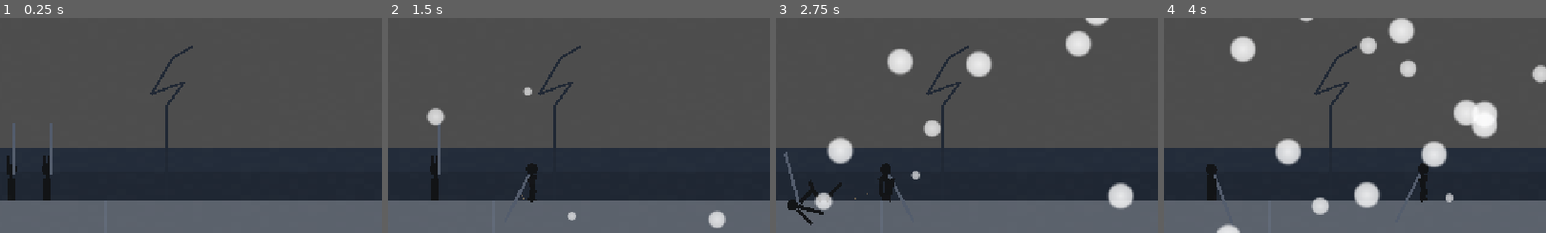
Above: before the commit, frames 1-4 (left to right).
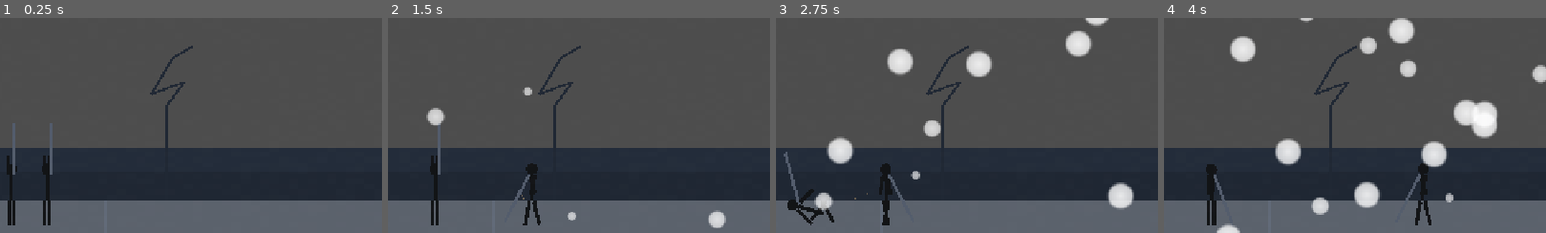
Above: after the commit, the same moments.

Repository: devvi/agent-game-test
Game: Godot game, scene res://scenes/Main.tscn
Same seed, same stepped clock (60 frames per second), same inputs: the game is played once before the commit and once after it.
Inputs:
- Up to frame 1 (0.25 s): no input
- Up to frame 2 (1.5 s): tap Enter at 0.5 s; hold D (game_move_right) 0.53-1.28 s; hold Shift (game_dash) 0.53-1.28 s; tap Space (game_jump) at 0.77 s; hold A (game_move_left) from 1.28 s (still down); tap L (game_guard) at 1.35 s
- Up to frame 3 (2.75 s): tap Space (game_jump) at 1.52 s; release A (game_move_left) at 2.03 s; hold D (game_move_right) from 2.03 s (still down); tap K (game_heavy_attack) at 2.1 s
- Up to frame 4 (4 s): tap E (game_interact) at 2.85 s; tap Space (game_jump) at 3.02, 3.77 s; release D (game_move_right) at 3.53 s; hold A (game_move_left) from 3.53 s (still down); tap J (game_light_attack) at 3.6 s
The pictures show only the part of the screen within x 5-55%, y 35-85%; the shares and areas given below are measured in that part.

The runs differ from the first frame. In frame 1, 0.6% of the frame differs, in the area x 2-14%, y 74-97%; in frame 2, 0.5%; in frame 3, 0.6%; in frame 4, 0.6%.

Commit message:
fix(704): 腿 Line2D 方向修正 (-Y → +Y) — 腿从髋自然下垂不再重叠躯干

Diff:
--- a/shandong-wolf/gdscripts/stick_figure.gd
+++ b/shandong-wolf/gdscripts/stick_figure.gd
@@ -109,6 +109,7 @@
 
 	var leg_l: Node2D = _make_limb("LegLPivot", body_leg_upper_length, body_limb_width, C.BODY_COLOR)
 	leg_l.position = Vector2(-4, 0)
+	_reverse_limb(leg_l)
 	leg_l.add_child(_make_knee_pivot("LegKPivot", body_leg_lower_length))
 	add_child(leg_l)
 	_pivots["leg_l"] = leg_l
@@ -116,6 +117,7 @@
 
 	var leg_r: Node2D = _make_limb("LegRPivot", body_leg_upper_length, body_limb_width, C.BODY_COLOR)
 	leg_r.position = Vector2(4, 0)
+	_reverse_limb(leg_r)
 	leg_r.add_child(_make_knee_pivot("LegKPivot", body_leg_lower_length))
 	add_child(leg_r)
 	_pivots["leg_r"] = leg_r
@@ -140,11 +142,26 @@
 
 
 func _make_knee_pivot(pivot_name: String, shin_length: float) -> Node2D:
-	## 膝 pivot（#683 §2.2）: 挂于髋 pivot 下 @ (0,-body_leg_upper_length)，
-	## 内含小腿 Line2D（自膝点向 -Y 延伸 shin_length）
+	## 膝 pivot（#683 §2.2，#704 反向）: 挂于髋 pivot 下 @ (0,+body_leg_upper_length)，
+	## 内含小腿 Line2D（自膝点向 +Y 延伸 shin_length）
 	var knee: Node2D = _make_limb(pivot_name, shin_length, body_limb_width, C.BODY_COLOR)
-	knee.position = Vector2(0, -body_leg_upper_length)
+	knee.position = Vector2(0, body_leg_upper_length)
+	_reverse_limb(knee)
 	return knee
+
+
+func _reverse_limb(pivot: Node2D) -> void:
+	## #704 专用: 取 pivot 首个子 Line2D，将 points[1] 自 -Y 反向为 +Y（方向翻转，长度不变）。
+	## 非 Line2D 首子或 points.size() < 2 时 no-op。
+	var child: Node = pivot.get_child(0) if pivot.get_child_count() > 0 else null
+	if child == null or not child is Line2D:
+		return
+	var line: Line2D = child as Line2D
+	var points: PackedVector2Array = line.points
+	if points.size() < 2:
+		return
+	points[1] = Vector2(0, points[1].length())
+	line.points = points
 
 
 func _make_head() -> Polygon2D:
--- a/shandong-wolf/gdscripts/stick_figure_controller.gd
+++ b/shandong-wolf/gdscripts/stick_figure_controller.gd
@@ -240,8 +240,8 @@
 
 
 # ── clip 摆姿规格（# DRAFT 候补摆姿，用户裁决；帧数全部来自 FRAME_ANIM_* 常量）──
-## 摆姿约定: 角色面向 +X；rotation 正值 = 逆时针；肢体 Line2D 自 pivot 向 -Y 延伸
-##   （arms/sword rotation≈180° 即自然下垂；legs rotation=0 即直立）
+## 摆姿约定: 角色面向 +X；rotation 正值 = 逆时针；肢体 Line2D 自 pivot 向 ±Y 延伸
+##   （躯干/颈/臂/刀 -Y：arms/sword rotation≈180° 即自然下垂；腿/膝 +Y：legs rotation=0 即自然下垂）
 
 func _build_idle_spec() -> Dictionary:
 	## 呼吸待机（R1 动作型）: 首/尾帧 = REST_POSE，中间微摆；9 关节 rotation track 全含
--- a/shandong-wolf/tests/test_stick_figure_animation.gd
+++ b/shandong-wolf/tests/test_stick_figure_animation.gd
@@ -67,6 +67,7 @@
 	_test_e3_draft_markers()
 	_test_f1_pivot_tree()
 	_test_f2_geometry_params()
+	_test_d1_leg_direction()
 	_test_f3_silhouette_colors()
 	_test_g1_same_state_reentry()
 	_test_h1_unknown_state_fallback()
@@ -492,6 +493,43 @@
 		_assert(false, "%s: pivot missing" % tag)
 
 
+# ── Scenario D (#704): 腿方向几何（AC1 回归）──
+
+func _test_d1_leg_direction() -> void:
+	## D1 (#704): 腿方向 —— 大腿/小腿 Line2D 自 pivot 向 +Y（向下）延伸，膝 pivot 在腿中部 +Y 侧。
+	## 修复前: 腿自髋向 -Y（向上）延伸与躯干重叠（#704）；修复后: 反向为 +Y。
+	## 契约: DESIGN #704 §8 Scenario D / T7 —— get_pivot("leg_l"/"leg_r") 首子 Line2D points[1].y > 0；
+	##       get_pivot("leg_k_l"/"leg_k_r").position.y > 0 且其首子 Line2D points[1].y > 0
+	var controller: Node = _make_controller()
+	if controller == null:
+		return
+	var figure: Node = controller.get_node_or_null("StickFigure")
+	_assert(figure != null, "D1: StickFigure child exists")
+	if figure != null:
+		var thigh_tags: Array = ["leg_l", "leg_r"]
+		for part in thigh_tags:
+			var pivot: Node = figure.get_pivot(part)
+			_assert(pivot != null, "D1: get_pivot('%s') returns node" % part)
+			if pivot != null:
+				var line: Node = _first_child(pivot)
+				_assert(line is Line2D, "D1: '%s' thigh child is Line2D" % part)
+				if line is Line2D:
+					var line2d: Line2D = line
+					_assert(line2d.points[1].y > 0.0, "D1: %s thigh points[1].y > 0 (got %s)" % [part, str(line2d.points[1].y)])
+		var knee_tags: Array = ["leg_k_l", "leg_k_r"]
+		for part in knee_tags:
+			var pivot: Node = figure.get_pivot(part)
+			_assert(pivot != null, "D1: get_pivot('%s') returns node" % part)
+			if pivot != null:
+				_assert(pivot.position.y > 0.0, "D1: %s knee pivot position.y > 0 (got %s)" % [part, str(pivot.position.y)])
+				var line: Node = _first_child(pivot)
+				_assert(line is Line2D, "D1: '%s' shin child is Line2D" % part)
+				if line is Line2D:
+					var line2d: Line2D = line
+					_assert(line2d.points[1].y > 0.0, "D1: %s shin points[1].y > 0 (got %s)" % [part, str(line2d.points[1].y)])
+	_free_controller(controller)
+
+
 func _test_f3_silhouette_colors() -> void:
 	## F3: 剪影配色——骨架/头 == BODY_COLOR，刀身 == SWORD_COLOR
 	var controller: Node = _make_controller()
Not shown, changed: docs/DESIGN/683-stick-figure-structure-fix.md
